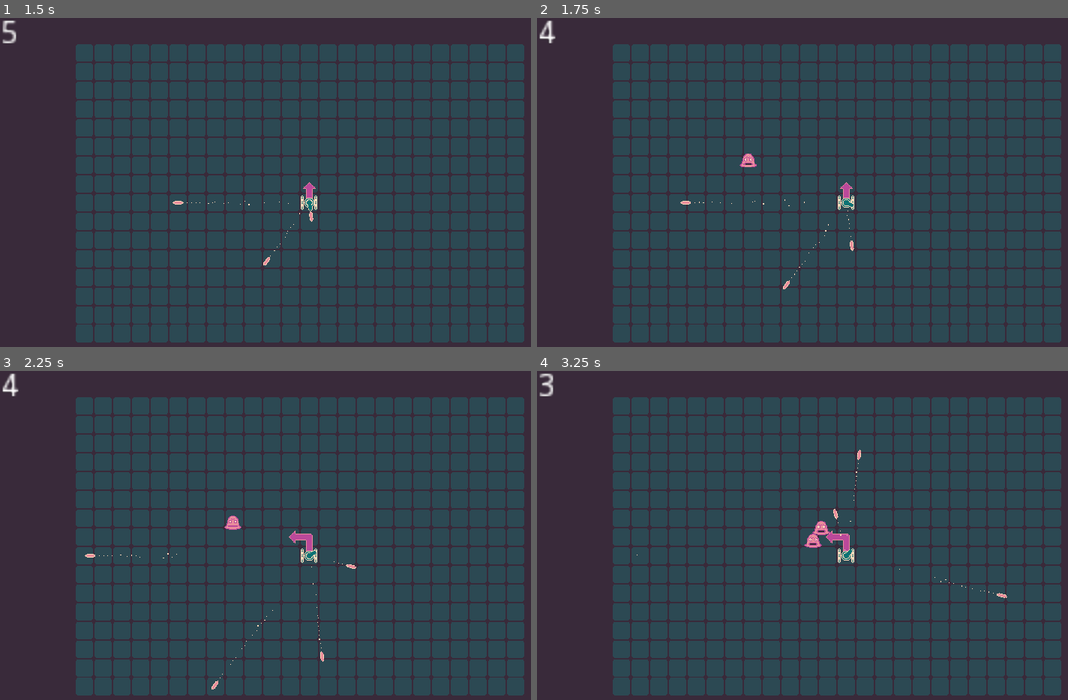
Above: before the commit, frames 1-4 (two rows, left to right).
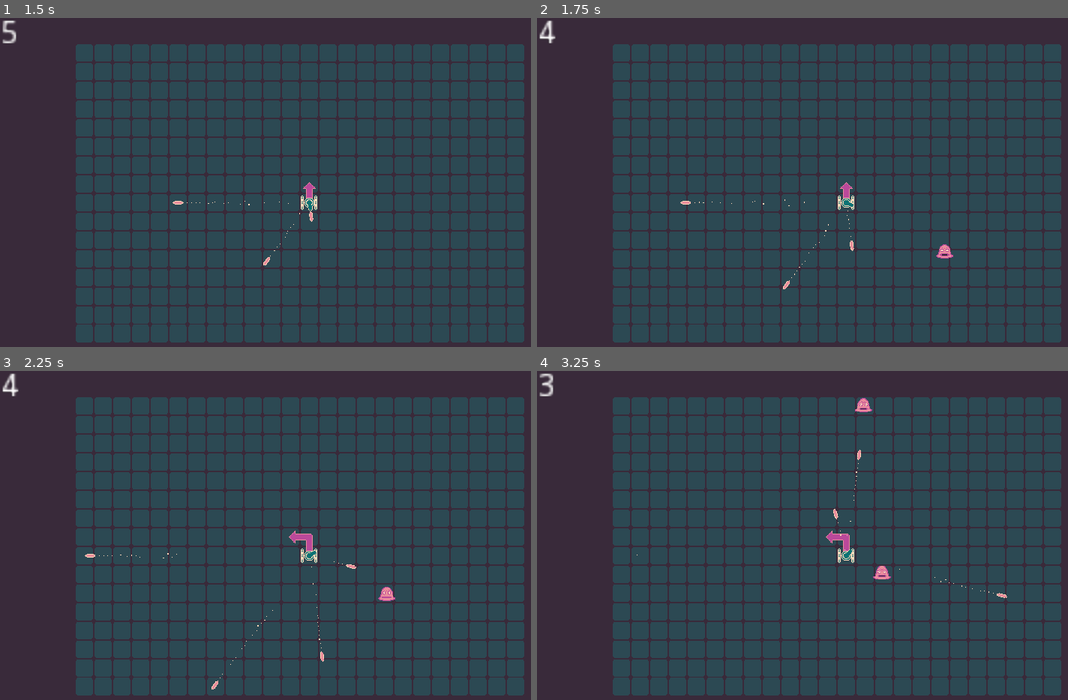
Above: after the commit, the same moments.

Repository: marc-jones/gdl-summer-jam-2021
Game: Godot game, scene res://nodes/PlayState.tscn
Two runs of this game, one before a commit and one after it. Both use one fixed random seed, a clock stepped at 60 frames per second and the inputs below.
Inputs (mouse positions are in pixels of both pictures, inside the frame that each line leads up to):
- Up to frame 1 (1.5 s): tap Enter at 0.5 s; move the mouse to (270, 264) at 0.52 s; hold Up (ui_up) from 0.53 s (still down); tap Space at 1.25 s; move the mouse to (477, 245) at 1.27 s
- Up to frame 2 (1.75 s): keep holding Up (ui_up)
- Up to frame 3 (2.25 s): move the mouse to (122, 492) at 2.02 s; release Up (ui_up) at 2.03 s; hold Left (ui_left) from 2.03 s (still down)
- Up to frame 4 (3.25 s): keep holding Left (ui_left); move the mouse to (866, 545) at 2.77 s

Frame 1 is identical in both runs. In frame 2, 0.2% of the frame differs, in the area x 38-79%, y 41-74%; in frame 3, 0.2%; in frame 4, 0.4%, in the area x 50-67%, y 8-64%.

Commit message:
Added player deadzone for spawning

Diff:
--- a/scripts/PlayState.gd
+++ b/scripts/PlayState.gd
@@ -13,6 +13,7 @@
 var wall_width = 10
 var packed_enemy = preload("res://nodes/Enemy.tscn")
 var enemy_timer = 1.6
+var player_dead_zone_radius = 200
 
 var map_midpoint
 
@@ -154,10 +155,12 @@
 func enemy_timer_callback():
 	var enemy = packed_enemy.instance()
 	enemy.init($Entities/Player)
-	enemy.set_position(
-		Vector2(
+	var enemy_position = $Entities/Player.get_position()
+	while (enemy_position.distance_to($Entities/Player.get_position()) <
+		player_dead_zone_radius):
+		enemy_position = Vector2(
 			rand_range(-$Grid.size.x/2, $Grid.size.x/2),
 			rand_range(-$Grid.size.y/2, $Grid.size.y/2)
 		)
-	)
+	enemy.set_position(enemy_position)
 	$Entities.add_child(enemy)
